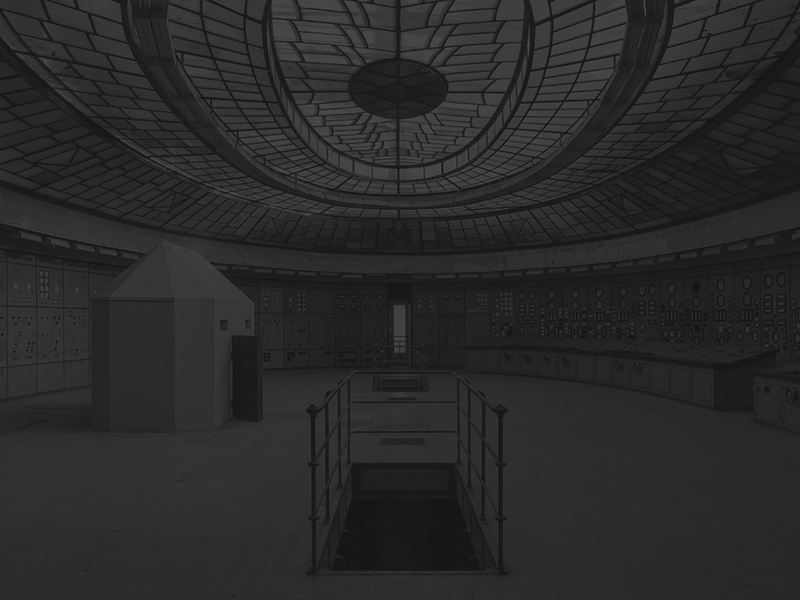
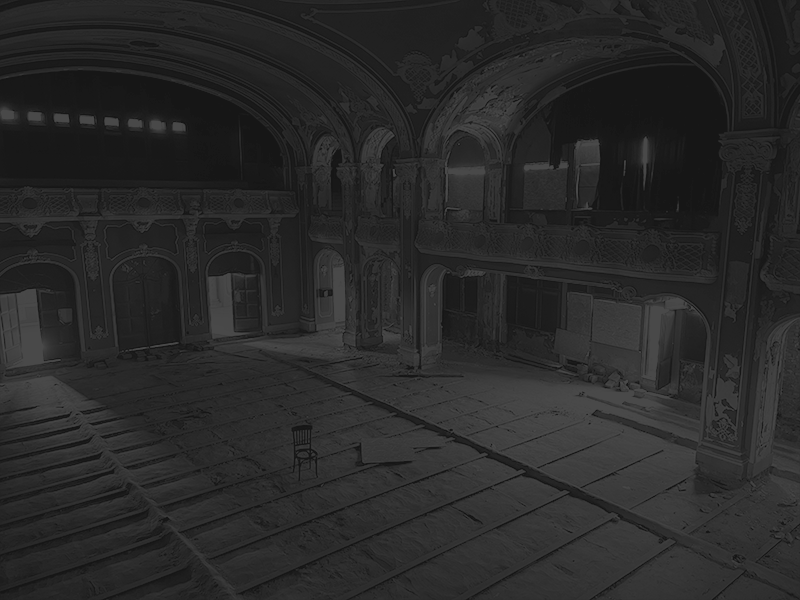
Layered file, before and after one edit (800x600). Changes by layer:
renamed "Screenshot 2024-04-17 at 23.58.39" to "IMG_1110", painted on it over [0, 0, 800, 600]
